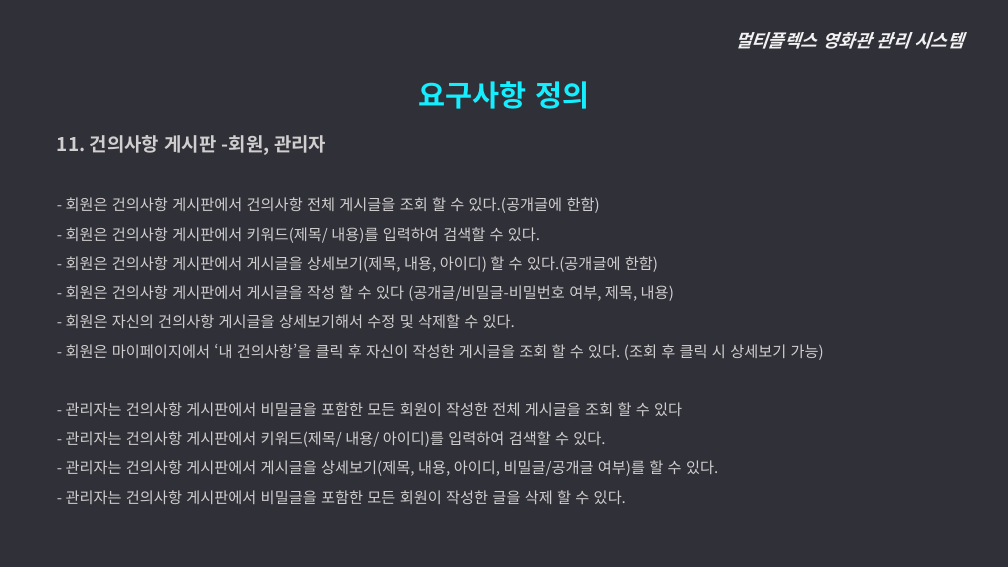
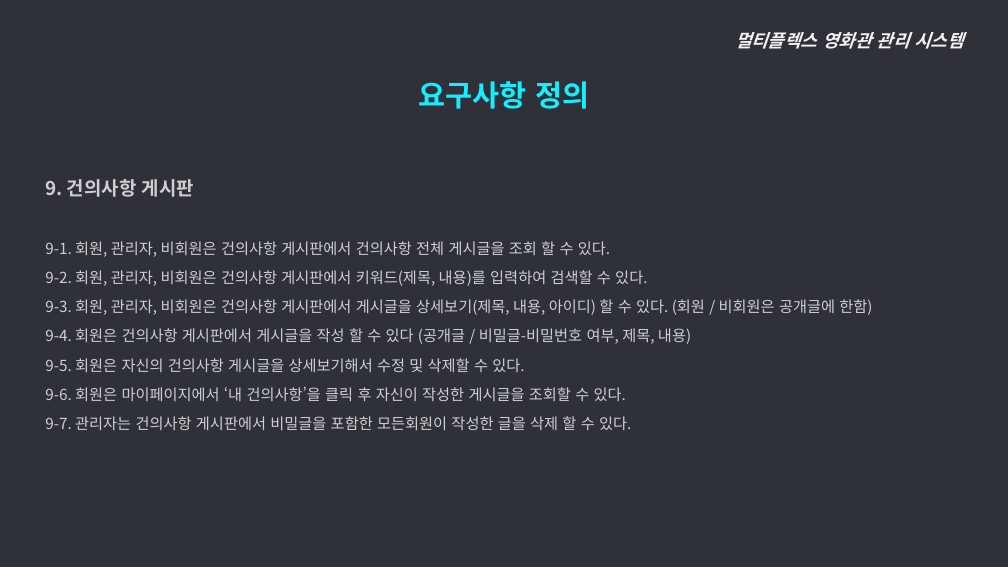
Before and after one commit to ywc-412/MultiplexTeamProject, a slide deck: slide 18 of 2조 시스템개요, 요구사항 정의.pptx (slide 20 before the commit). Drawn at 1008x567 pixels with LibreOffice and Linux fonts; fonts in the diff are those of the drawing. Boxes give left, top, right and bottom in pixels: in the first picture for what was removed or moved away, otherwise in the second. Text is boxed around its words. In the diff, an @@ line names an element or a change of style, - is before the commit and + after.

Commit message:
PPT, 요구사항정의 수정
메뉴구조도에서 할인정보 뺌

```diff
--- a/2조 시스템개요, 요구사항 정의.pptx
+++ b/2조 시스템개요, 요구사항 정의.pptx
@@ text at [45, 179, 872, 430]: text changed @@
-  11. 건의사항 게시판 -회원, 관리자
-  - 회원은 건의사항 게시판에서 건의사항 전체 게시글을 조회 할 수 있다.(공개글에 한함)
-  - 회원은 건의사항 게시판에서 키워드(제목/ 내용)를 입력하여 검색할 수 있다.
-  - 회원은 건의사항 게시판에서 게시글을 상세보기(제목, 내용, 아이디) 할 수 있다.(공개글에 한함)
-  - 회원은 건의사항 게시판에서 게시글을 작성 할 수 있다 (공개글/비밀글-비밀번호 여부, 제목, 내용)
-  - 회원은 자신의 건의사항 게시글을 상세보기해서 수정 및 삭제할 수 있다.
-  - 회원은 마이페이지에서 ‘내 건의사항’을 클릭 후 자신이 작성한 게시글을 조회 할 수 있다. (조회 후 클릭 시 상세보기 가능)
-  - 관리자는 건의사항 게시판에서 비밀글을 포함한 모든 회원이 작성한 전체 게시글을 조회 할 수 있다
-  - 관리자는 건의사항 게시판에서 키워드(제목/ 내용/ 아이디)를 입력하여 검색할 수 있다.
-  - 관리자는 건의사항 게시판에서 게시글을 상세보기(제목, 내용, 아이디, 비밀글/공개글 여부)를 할 수 있다.
-  - 관리자는 건의사항 게시판에서 비밀글을 포함한 모든 회원이 작성한 글을 삭제 할 수 있다.
+  9. 건의사항 게시판
+  9-1. 회원, 관리자, 비회원은 건의사항 게시판에서 건의사항 전체 게시글을 조회 할 수 있다.
+  9-2. 회원, 관리자, 비회원은 건의사항 게시판에서 키워드(제목, 내용)를 입력하여 검색할 수 있다.
+  9-3. 회원, 관리자, 비회원은 건의사항 게시판에서 게시글을 상세보기(제목, 내용, 아이디) 할 수 있다. (회원 / 비회원은 공개글에 한함)
+  9-4. 회원은 건의사항 게시판에서 게시글을 작성 할 수 있다 (공개글 / 비밀글-비밀번호 여부, 제목, 내용)
+  9-5. 회원은 자신의 건의사항 게시글을 상세보기해서 수정 및 삭제할 수 있다.
+  9-6. 회원은 마이페이지에서 ‘내 건의사항’을 클릭 후 자신이 작성한 게시글을 조회할 수 있다.
+  9-7. 관리자는 건의사항 게시판에서 비밀글을 포함한 모든회원이 작성한 글을 삭제 할 수 있다.
```
Also in this commit, not shown: 15 other slides changed, 1 slide added, 4 slides removed, 2 other files.
